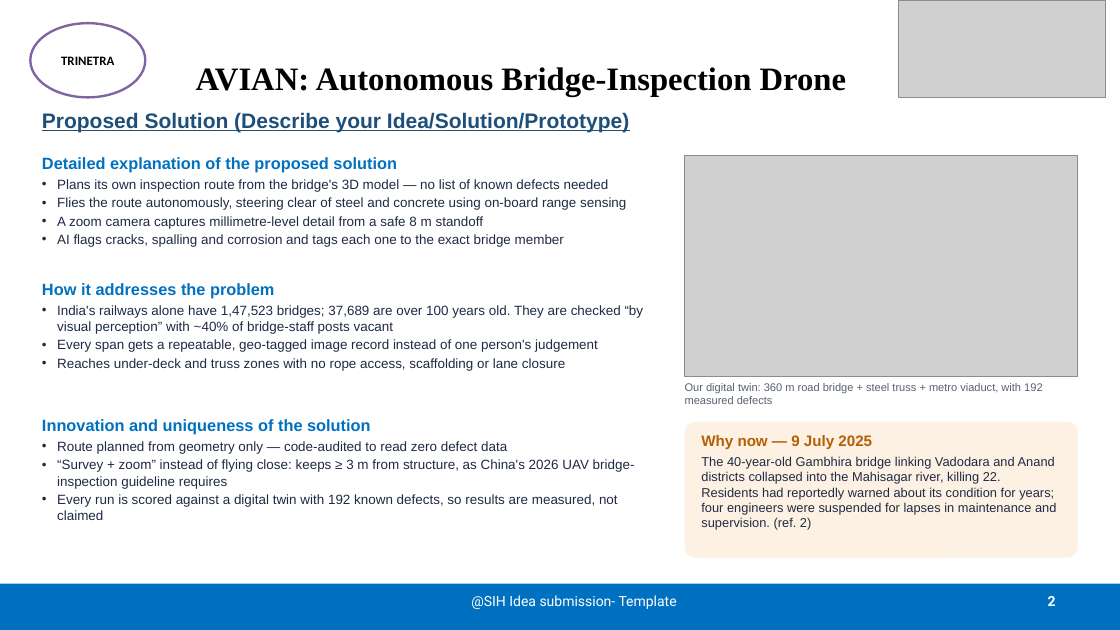
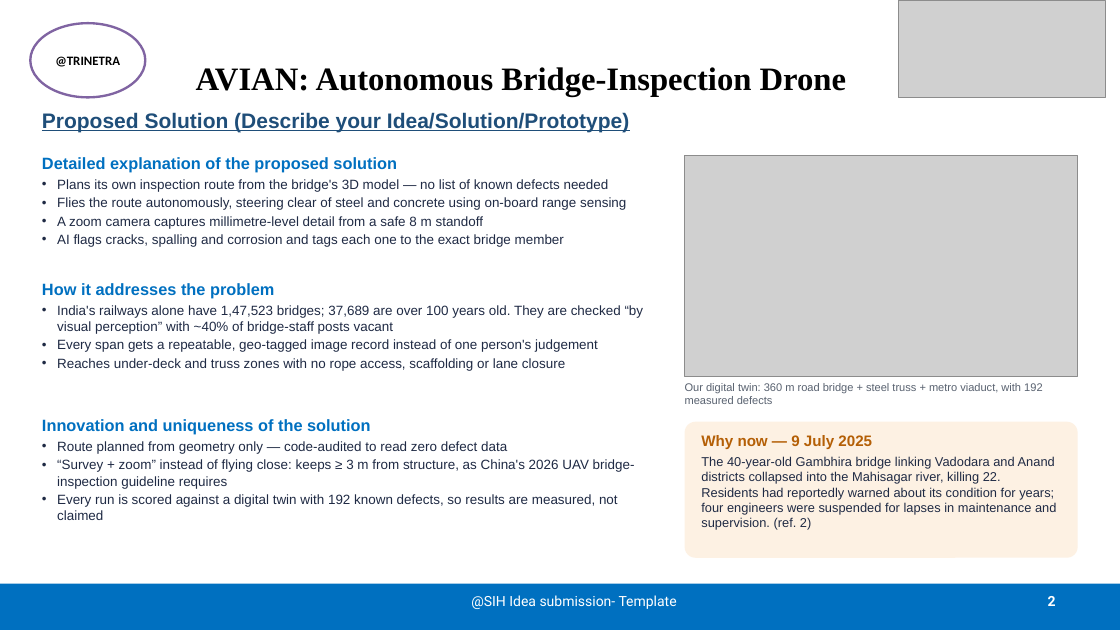
Before and after one commit to princepatel51204-dot/SIH_AVIAN_FINAL, a slide deck: slide 2 of SIH_AVIAN_FINAL/deck/SIH26201_AVIAN_Idea.pptx. Drawn at 1120x630 pixels with LibreOffice and Linux fonts; fonts in the diff are those of the drawing; grey boxes stand for pictures. Boxes give left, top, right and bottom in pixels: in the first picture for what was removed or moved away, otherwise in the second. Text is boxed around its words. In the diff, an @@ line names an element or a change of style, - is before the commit and + after.

```diff
--- a/SIH_AVIAN_FINAL/deck/SIH26201_AVIAN_Idea.pptx
+++ b/SIH_AVIAN_FINAL/deck/SIH26201_AVIAN_Idea.pptx
@@ text in ellipse at [55,56,120,67]: text changed @@
-TRINETRA
+@TRINETRA
```
Also in this commit, not shown: 4 other slides changed, 3 other files.
